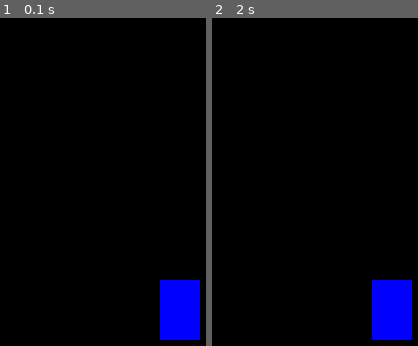
Above: before the commit, frames 1-2 (left to right).
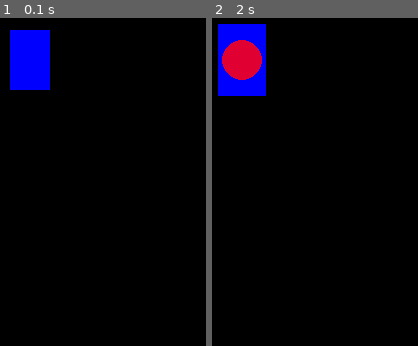
Above: after the commit, the same moments.

Repository: alex12700/pyGameTest
Game: pygame game, started from test.py
The game is run twice, just before and just after one commit, with the same random seed, the same clock (stepped at 60 frames per second) and the same inputs.
Inputs (mouse positions are in pixels of both pictures, inside the frame that each line leads up to):
- Up to frame 1 (0.1 s): no input
- Up to frame 2 (2 s): click (372, 178) at 0.38 s; click (242, 60) at 1.72 s

The runs differ from the first frame. In frame 1, 7.1% of the frame differs, in the area x 4-98%, y 3-99%; in frame 2, 8.7%, in the area x 2-98%, y 1-99%.

Commit message:
choosing of card

Diff:
--- a/Cards1.py
+++ b/Cards1.py
@@ -3,7 +3,7 @@
 
 class Card():
     choose = False
-    # coordinates = [0, 0]
+    #coordinates of card
     x = 0
     y = 0
     number = 0
@@ -24,13 +24,21 @@
         (x, y,
         self.width, self.heigth))
 
-    def getArea():
-        return self.x
+    #borders of card
+    def getBorders(self):
+        return (self.x, self.y, self.x + self.width, self.y + self.heigth)
 
-    def choose(window):
+    #left up border of card
+    # def getLUBorder(self):
+    #     return (self.x, self.y)
+
+    #scale card if it choose
+    def choose(self, window):
         pygame.draw.rect(window, self.suit,
-        (self.x * self.padding, self.y * self.padding,
-        self.width * self.padding, self.heigth * self.padding))
+        (self.x - self.width * (self.padding - 1)/2,
+        self.y - self.heigth * (self.padding - 1)/2,
+        self.width * self.padding,
+        self.heigth * self.padding))
 
     def addToHand():
         pass
--- a/test.py
+++ b/test.py
@@ -15,24 +15,40 @@
 speed = 5
 run = True
 
-hand = []
-
 
 WHITE = (255, 255, 255)
 RED = (225, 0, 50)
 GREEN = (0, 225, 0)
 BLUE = (0, 0, 225)
 
+# add creating of deck and cards in start
+cardTest = Card(win,100,100,(0,0,255))
+
+#check area of card for choose
+def checkAreaCard(pos, card): #pos = position
+    borders = card.getBorders()
+    if (pos[0] >= borders[0] and pos[0] <= borders[2]
+        and pos[1] >= borders[1] and pos[1] <= borders[3]):
+        return True
+    else:
+        return False
+
 while run:
     pygame.time.delay(10)
     for event in pygame.event.get():
         if event.type == pygame.QUIT:
             run = False #exit()
+        if event.type == pygame.KEYDOWN:
+            if event.key == pygame.K_SPACE:
+                # here should be start or restart game or smth else
+                print(11)
+
+        # how to check all cards, now check 1 by 1 if
         if event.type == pygame.MOUSEBUTTONDOWN:
-            # print(str(event.pos) + str((x+width, y+heigth)))
+            if event.button == 1 and checkAreaCard(event.pos, cardTest):
+                cardTest.choose(win)
+                # test = Card(win, 150, 150, (255, 255, 255))
 
-            if event.button == 1 and event.pos <= (x+width, y+heigth) and event.pos >= (x, y):
-                test = Card(win, x - 100, y - 100, (0, 0, 255))
                 pygame.draw.circle(win, RED, (event.pos), 20)
                 pygame.display.update()
                 print(1)
@@ -44,19 +60,20 @@
                 win.fill(WHITE)
                 pygame.display.update()
 
-    keys = pygame.key.get_pressed()
-    if keys[pygame.K_LEFT] and x > 5:
-        x -= speed
-    if keys[pygame.K_RIGHT] and x < 500 - width - 5:
-        x += speed
-    if keys[pygame.K_UP] and y > 5:
-        y -= speed
-    if keys[pygame.K_DOWN] and y < 500 - heigth - 5:
-        y += speed
+    # keys = pygame.key.get_pressed()
+    # if keys[pygame.K_LEFT] and x > 5:
+    #     x -= speed
+    # if keys[pygame.K_RIGHT] and x < 500 - width - 5:
+    #     x += speed
+    # if keys[pygame.K_UP] and y > 5:
+    #     y -= speed
+    # if keys[pygame.K_DOWN] and y < 500 - heigth - 5:
+    #     y += speed
 
     # win.fill((0,0,0))
 
-    pygame.draw.rect(win, (0,0,255), (x, y, width, heigth))
+    # pygame.draw.rect(win, (0,0,255), (x, y, width, heigth))
+
     pygame.display.update()
 
 pygame.quit()
